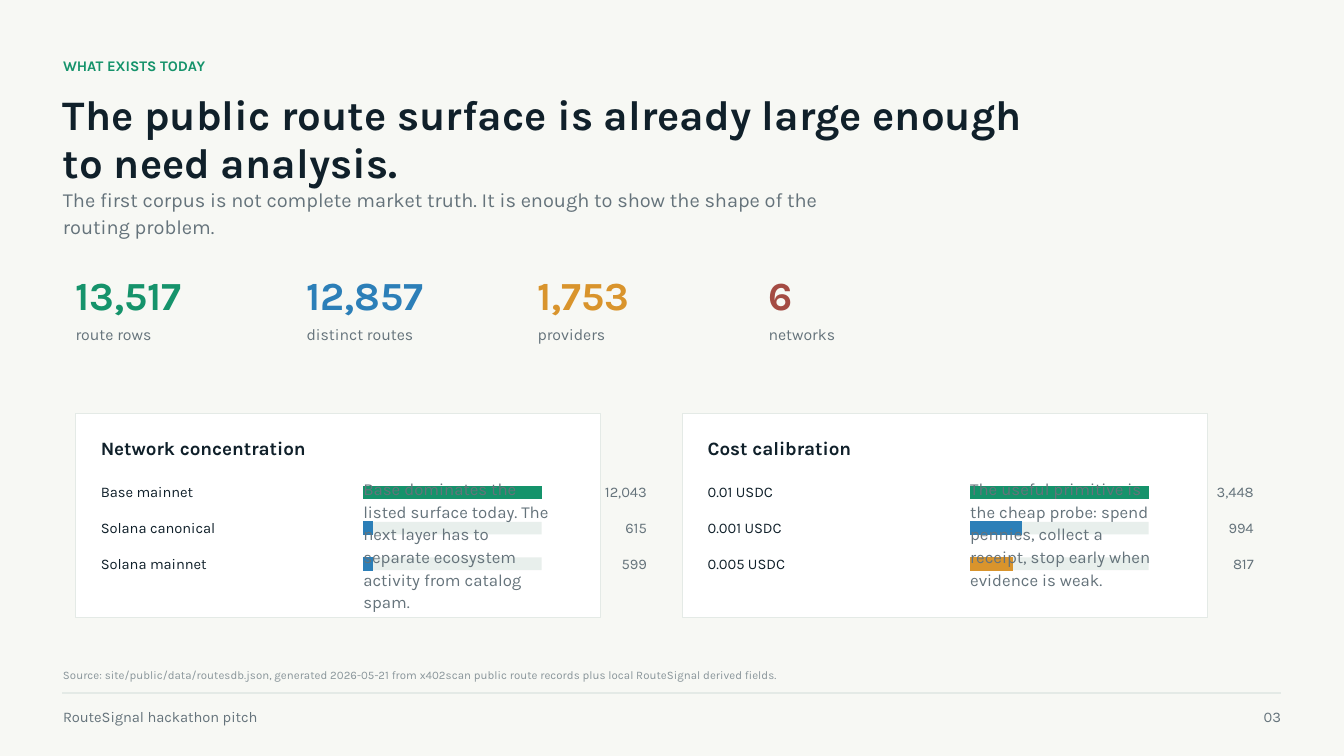
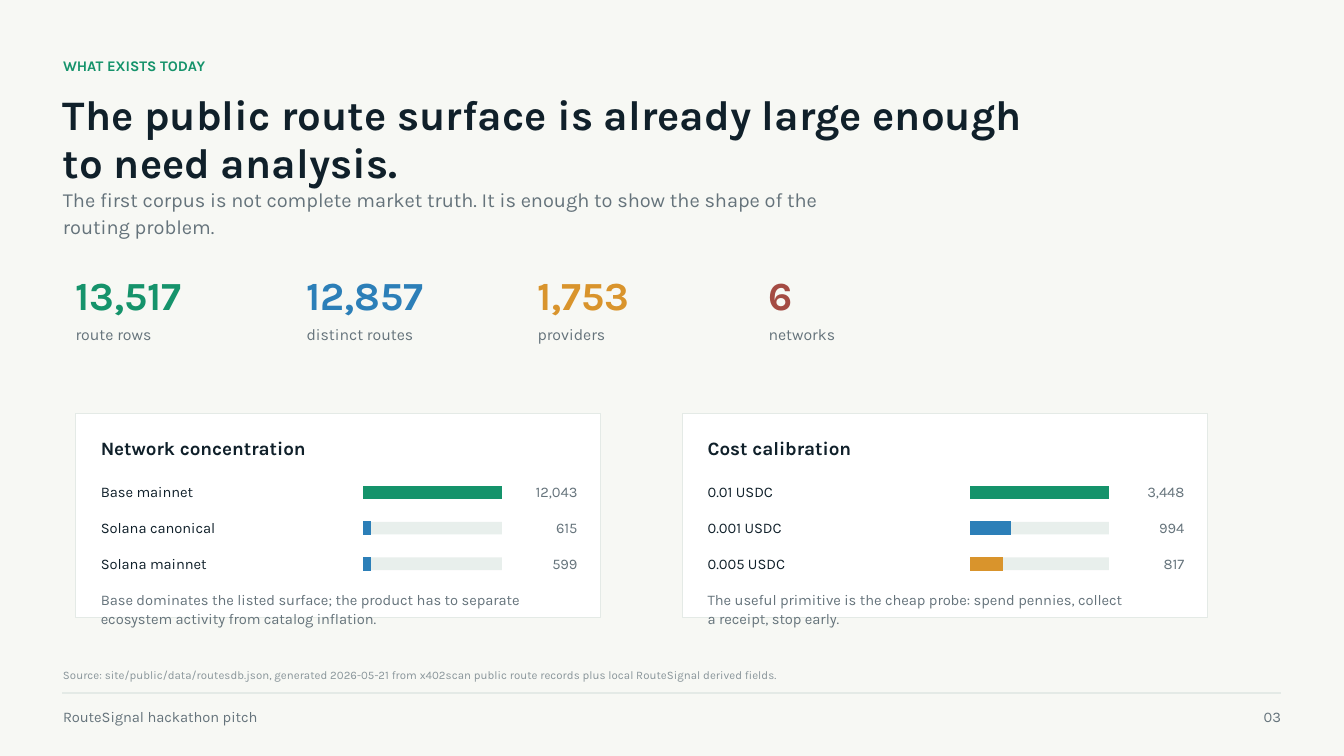
Before and after one commit to greenforestpath/routesignal, a slide deck: slide 3 of pitch/routesignal-hackathon-pitch.pptx. Drawn at 1344x756 pixels with LibreOffice and Linux fonts; fonts in the diff are those of the drawing. Boxes give left, top, right and bottom in pixels: in the first picture for what was removed or moved away, otherwise in the second. Text is boxed around its words. In the diff, an @@ line names an element or a change of style, - is before the commit and + after.

Commit message:
Regenerate RouteSignal pitch artifacts
Update the generated pitch layout JSON, preview images, contact sheet, manifest, and PowerPoint after slide layout polish.

Also surface route matches in compact Wizard recipe cards so cards and workbench both connect recipe steps to captured routes or explicit gaps.

Timestamp: 2026-05-21T04:11:05Z

```diff
--- a/pitch/routesignal-hackathon-pitch.pptx
+++ b/pitch/routesignal-hackathon-pitch.pptx
@@ rectangle: place and size @@
-rectangle at <box>363,486,541,498</box>
+rectangle at <box>363,486,502,498</box>
@@ text "12,043": place and size @@
-text "12,043" at <box>605,487,647,499</box>
+text "12,043" at <box>536,487,578,499</box>
@@ rectangle: place and size @@
-rectangle at <box>970,486,1148,498</box>
+rectangle at <box>970,486,1109,498</box>
@@ text "3,448": place and size @@
-text "3,448" at <box>1217,487,1254,499</box>
+text "3,448" at <box>1147,487,1184,499</box>
@@ rectangle: place and size @@
-rectangle at <box>363,522,541,534</box>
+rectangle at <box>363,522,502,534</box>
@@ text "615": place and size @@
-text "615" at <box>625,523,646,533</box>
+text "615" at <box>556,523,577,533</box>
@@ rectangle: place and size @@
-rectangle at <box>970,522,1021,534</box>
+rectangle at <box>970,522,1010,534</box>
@@ rectangle: place and size @@
-rectangle at <box>970,522,1148,534</box>
+rectangle at <box>970,522,1109,534</box>
@@ text "994": place and size @@
-text "994" at <box>1229,523,1254,533</box>
+text "994" at <box>1159,523,1184,533</box>
@@ rectangle: place and size @@
-rectangle at <box>363,558,541,570</box>
+rectangle at <box>363,558,502,570</box>
@@ text "599": place and size @@
-text "599" at <box>622,559,647,569</box>
+text "599" at <box>552,559,577,569</box>
@@ rectangle: place and size @@
-rectangle at <box>970,558,1012,570</box>
+rectangle at <box>970,558,1003,570</box>
@@ rectangle: place and size @@
-rectangle at <box>970,558,1148,570</box>
+rectangle at <box>970,558,1109,570</box>
@@ text "817": place and size @@
-text "817" at <box>1233,559,1254,569</box>
+text "817" at <box>1164,559,1185,569</box>
@@ text at <box>101,595,520,628</box>: text changed; size 12 to 10.5 pt @@
-Base dominates the listed surface today. The next layer has to separate ecosystem activity from catalog spam.
+Base dominates the listed surface; the product has to separate ecosystem activity from catalog inflation.
@@ text at <box>708,595,1122,628</box>: text changed; size 12 to 10.5 pt @@
-The useful primitive is the cheap probe: spend pennies, collect a receipt, stop early when evidence is weak.
+The useful primitive is the cheap probe: spend pennies, collect a receipt, stop early.
```
Also in this commit, not shown: 2 other slides changed, 15 other files.
